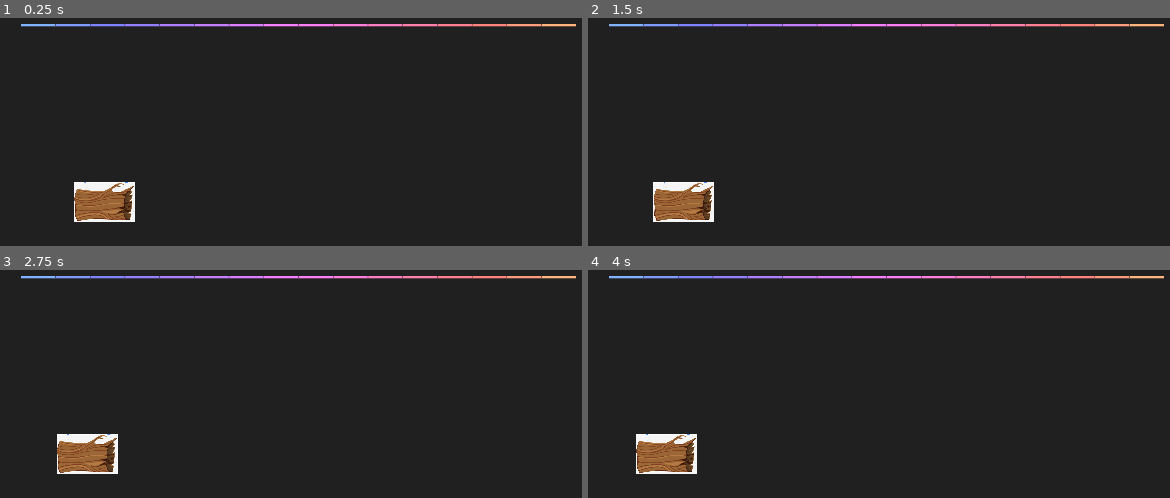
Above: before the commit, frames 1-4 (two rows, left to right).
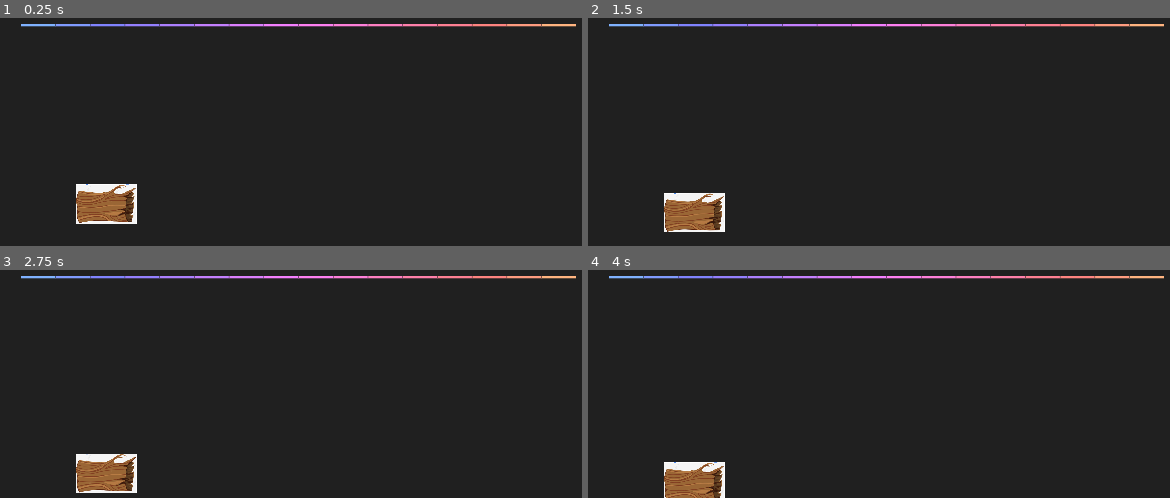
Above: after the commit, the same moments.

Repository: BurntPineapple52/MiniJameGam29
Game: Godot game, scene res://show_spectrum.tscn
Two runs of this game, one before a commit and one after it. Both use one fixed random seed, a clock stepped at 60 frames per second and the inputs below.
Inputs:
- Up to frame 1 (0.25 s): no input
- Up to frame 2 (1.5 s): no input
- Up to frame 3 (2.75 s): no input
- Up to frame 4 (4 s): no input

The runs differ from the first frame. In frame 1, 1.1% of the frame differs, in the area x 12-24%, y 71-91%; in frame 2, 2.2%; in frame 3, 2.9%; in frame 4, 3.1%, in the area x 8-24%, y 71-100%.

Commit message:
Works but not well

Diff:
--- a/spectrum/player.gd
+++ b/spectrum/player.gd
@@ -5,10 +5,10 @@
 const FREQ_MAX = 11050.0
 
 # Constants for player movement
-const SHIP_SPEED_VERTICAL = 300
-const SHIP_SPEED_HORIZONTAL = 10
+const SHIP_SPEED_VERTICAL = 10
+const SHIP_SPEED_HORIZONTAL = 0
 const NEUTRAL_PITCH = 1350  # Example neutral pitch value
-const NEUTRAL_VOLUME = 50  # Example neutral volume threshold
+const NEUTRAL_VOLUME = 400  # Example neutral volume threshold
 
 var spectrum
 var min_values = []
@@ -33,32 +33,20 @@
 		data.append(height)
 		prev_hz = hz
 
-	var average_pitch = calculate_average_pitch(data)
 	var total_volume = calculate_total_volume(data)
 	#print("Average Pitch: ", average_pitch, " | Neutral Pitch: ", NEUTRAL_PITCH)
 	print("Total Volume: ", total_volume, " | Neutral Volume: ", NEUTRAL_VOLUME)
 
-	if average_pitch > NEUTRAL_PITCH:
-		position.y -= SHIP_SPEED_VERTICAL * delta
-	elif average_pitch < NEUTRAL_PITCH:
-		position.y += SHIP_SPEED_VERTICAL * delta
 
 	if total_volume > NEUTRAL_VOLUME:
-		position.x += SHIP_SPEED_HORIZONTAL * delta
+		position.y -= SHIP_SPEED_VERTICAL * delta
+		print("Ship goes up")
 	elif total_volume < NEUTRAL_VOLUME:
-		position.x -= SHIP_SPEED_HORIZONTAL * delta
+		position.y += SHIP_SPEED_VERTICAL * delta
+		print("Ship goes down")
 
 	queue_redraw()
 
-func calculate_average_pitch(data):
-	var total_weighted_pitch = 0.0
-	var total_weight = 0.0
-	for i in range(VU_COUNT):
-		var hz = (i + 1) * FREQ_MAX / VU_COUNT
-		var weight = data[i]
-		total_weighted_pitch += hz * weight
-		total_weight += weight
-	return total_weighted_pitch / total_weight
 
 func calculate_total_volume(data):
 	var total_volume = 0.0
--- a/spectrum/project.godot
+++ b/spectrum/project.godot
@@ -18,6 +18,10 @@
 run/low_processor_mode=true
 config/icon="res://icon.webp"
 
+[audio]
+
+driver/enable_input=true
+
 [display]
 
 window/stretch/mode="canvas_items"
--- a/spectrum/show_spectrum.tscn
+++ b/spectrum/show_spectrum.tscn
@@ -1,9 +1,11 @@
-[gd_scene load_steps=5 format=3 uid="uid://dfyeamw4sg2af"]
+[gd_scene load_steps=6 format=3 uid="uid://dfyeamw4sg2af"]
 
 [ext_resource type="Script" path="res://show_spectrum.gd" id="1"]
 [ext_resource type="AudioStream" uid="uid://duqqsd3m87ouk" path="res://piano_scale.mp3" id="2_1cmje"]
 [ext_resource type="Script" path="res://player.gd" id="3_5aj0j"]
 [ext_resource type="Texture2D" uid="uid://ceygnufdrs35r" path="res://log.png" id="3_apmt2"]
+
+[sub_resource type="AudioStreamMicrophone" id="AudioStreamMicrophone_ke241"]
 
 [node name="ShowSpectrum" type="Node2D"]
 position = Vector2(136, 80)
@@ -23,4 +25,7 @@
 
 [node name="Player" type="AudioStreamPlayer" parent="PlayerShip"]
 stream = ExtResource("2_1cmje")
+
+[node name="Player" type="AudioStreamPlayer" parent="."]
+stream = SubResource("AudioStreamMicrophone_ke241")
 autoplay = true
